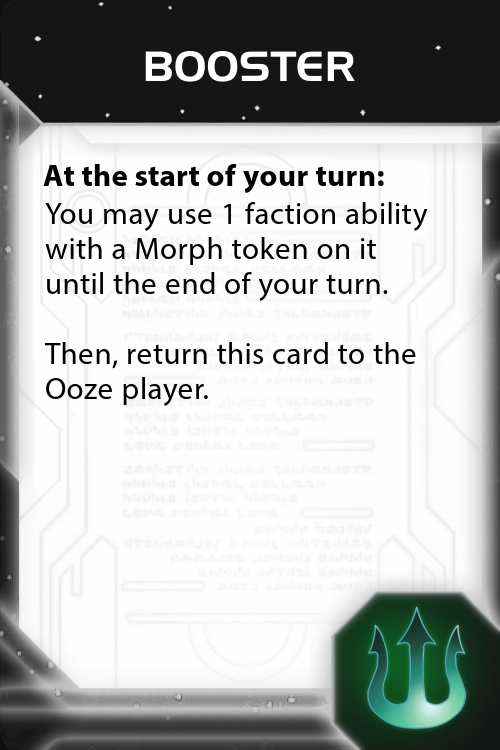
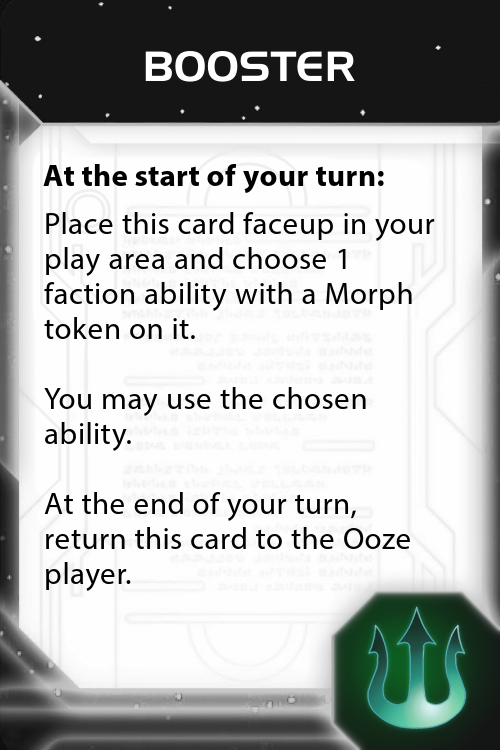
Before/after of a 500 x 750 layered artwork. What changed in the layer stack:
renamed "You may use 1 faction ability ..." to "Place this card faceup in your...", painted on it over [44, 202, 435, 591]
